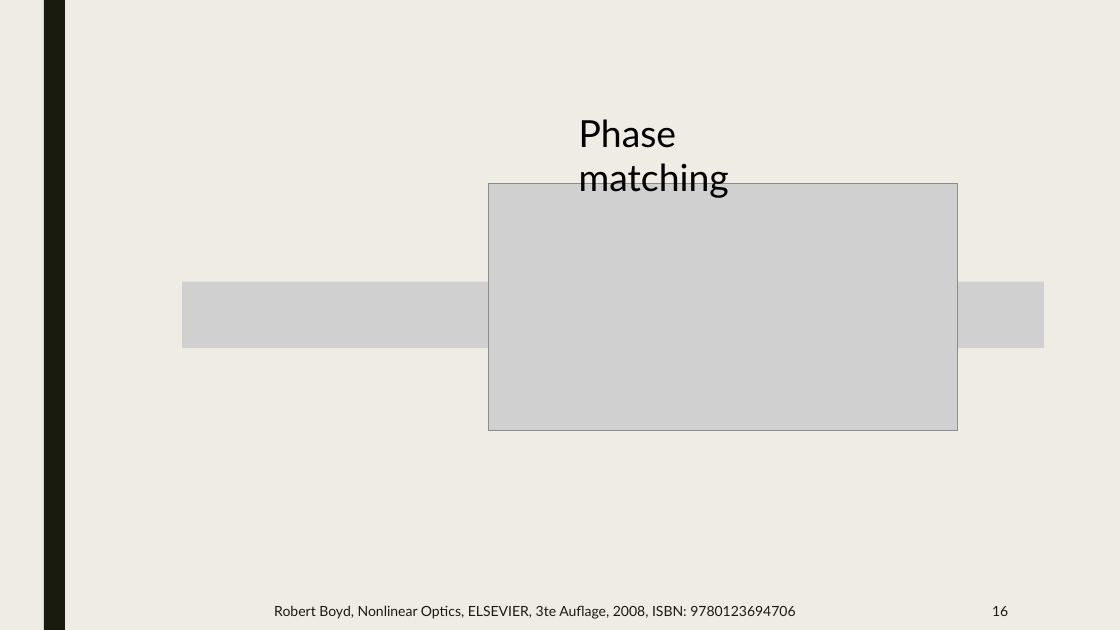
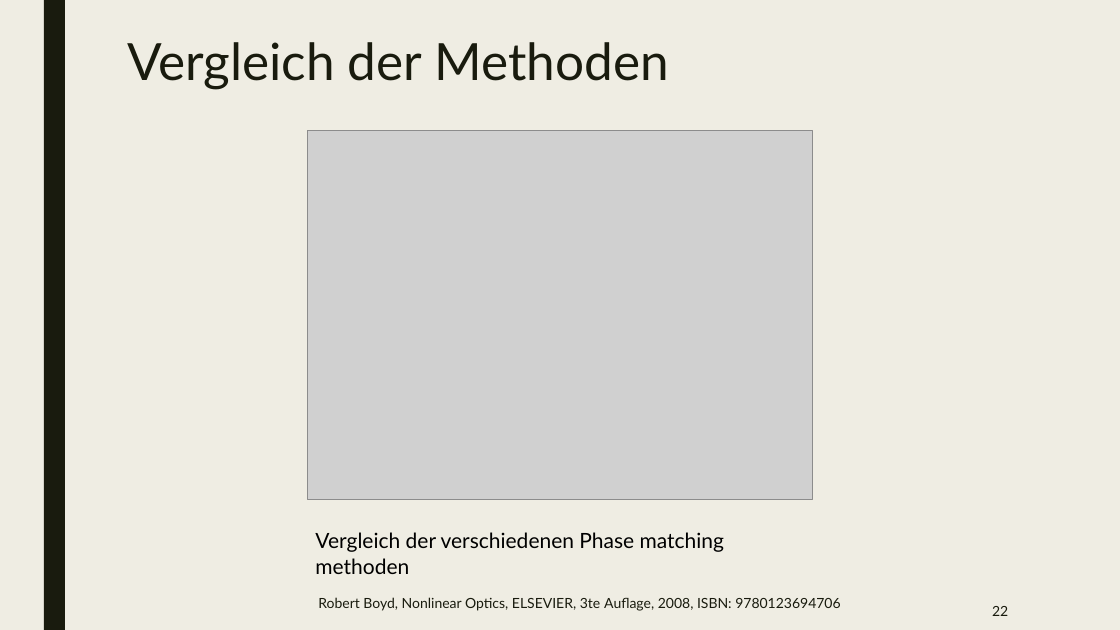
Before and after one commit to beckstev/presentations, a slide deck: slide 22 of nonlinear_optics/non_linear_optics.pptx (slide 16 before the commit). Drawn at 1120x630 pixels with LibreOffice and Linux fonts; fonts in the diff are those of the drawing; grey boxes stand for pictures. Boxes give left, top, right and bottom in pixels: in the first picture for what was removed or moved away, otherwise in the second. Text is boxed around its words. In the diff, an @@ line names an element or a change of style, - is before the commit and + after.

Commit message:
updated non_linear_optics

```diff
--- a/nonlinear_optics/non_linear_optics.pptx
+++ b/nonlinear_optics/non_linear_optics.pptx
@@ title added at (127,42,669,89), 44 pt, text #191B0E @@
+Vergleich der Methoden
@@ text removed at (579,119,729,198) @@
-Phase matching
@@ picture added at (308,130,813,499) @@
@@ picture removed at (489,184,958,431) @@
@@ picture removed at (182,281,1044,348) @@
@@ text added at (315,532,724,574), 18 pt, text #000000 @@
+Vergleich der verschiedenen Phase matching methoden
@@ text "Robert Boyd, Nonlinear Optics, ELSEVIER, ...": place and size @@
-text "Robert Boyd, Nonlinear Optics, ELSEVIER, ..." at (274,605,795,619)
+text "Robert Boyd, Nonlinear Optics, ELSEVIER, ..." at (318,597,840,611)
@@ text "Robert Boyd, Nonlinear Optics, ELSEVIER, ..." at (318,597,840,611): alignment left to centre @@
@@ page number at (992,606,1008,616): text changed @@
-16
+22
```
Also in this commit, not shown: 23 other slides changed, 15 slides added, 3 slides removed, 1 other file.
